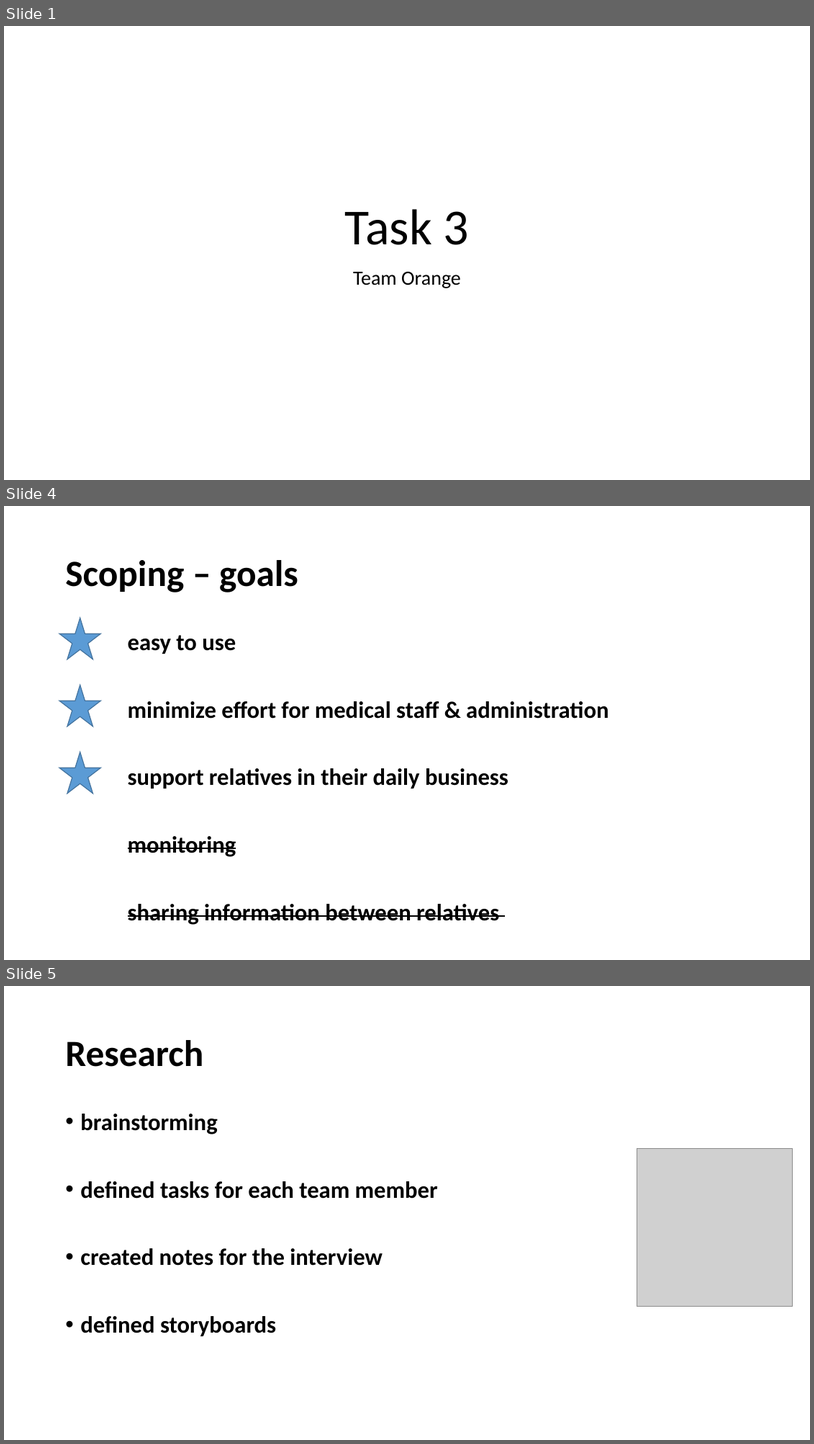
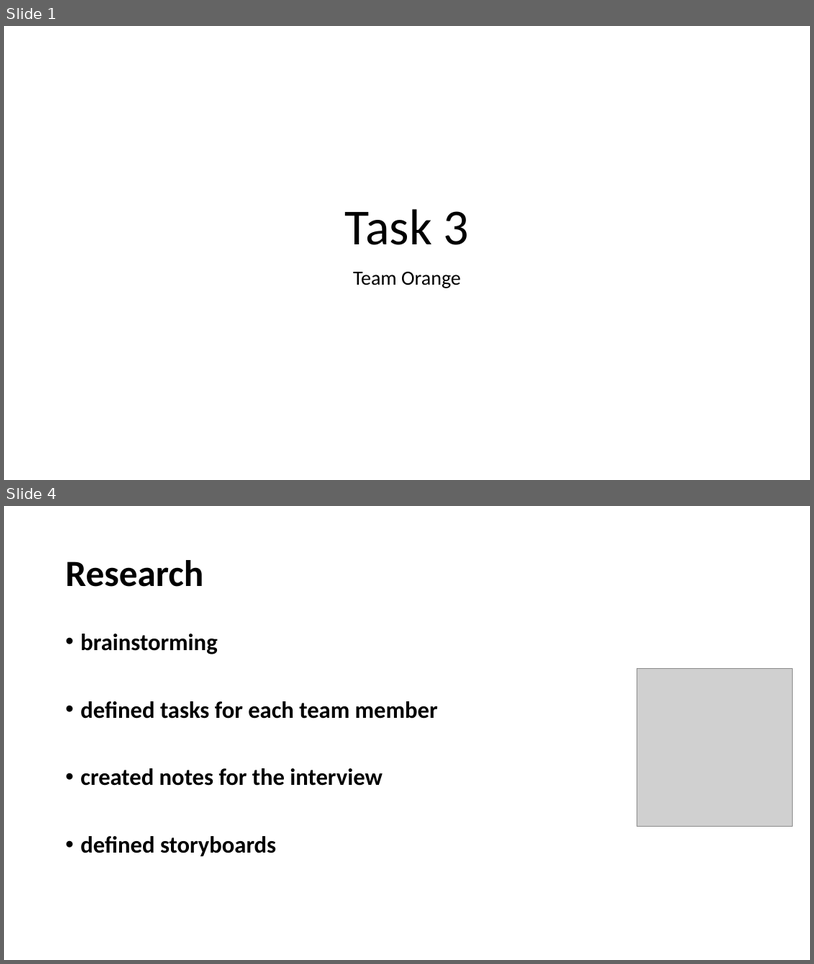
Before and after one commit to wirtj1/relatives, a slide deck: Orange/doc/CS01/task03/Task03.pptx. Shown one above the other, each under a label of ours: slides 1, 4 and 5 before the commit, slides 1 and 4 after it; the slides between them are not shown. The pictures are 814x1444 and 814x964 pixels, drawn with LibreOffice and Linux fonts; fonts in the diff are those of the drawing; grey boxes stand for pictures. Boxes give left, top, right and bottom in pixels: in the first picture for what was removed or moved away, otherwise in the second. Text is boxed around its words. In the diff, an @@ line names an element or a change of style, - is before the commit and + after.

```diff
--- a/Orange/doc/CS01/task03/Task03.pptx
+++ b/Orange/doc/CS01/task03/Task03.pptx
@@ slide 4 removed at (4, 506, 810, 960), background #FFFFFF @@
@@ title removed at (65, 560, 298, 592) @@
-Scoping – goals
@@ star removed at (59, 618, 100, 659) @@
@@ text removed at (128, 635, 609, 924) @@
-easy to use
-minimize effort for medical staff & administration
-support relatives in their daily business
-monitoring
-sharing information between relatives
@@ star removed at (59, 685, 100, 726) @@
@@ star removed at (59, 752, 100, 793) @@
@@ what was slide 5 is now slide 4 @@
```
Also in this commit, not shown: 3 slides changed, 1 slide added, 1 other slide removed.
